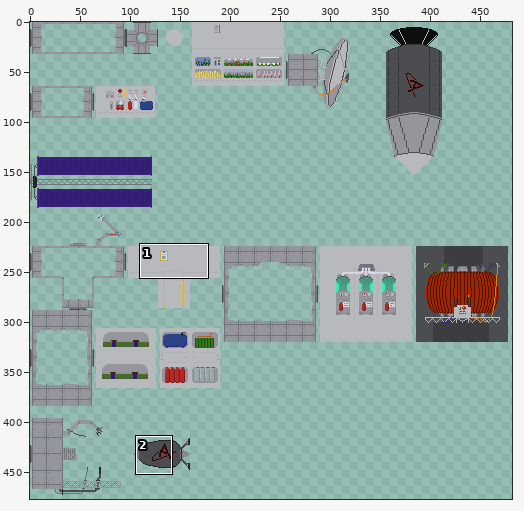
Edited in one commit: sprite sheet (android/assets/img/station.png). The first picture is a wide view before the edit; the outline marks the close-up.
Close-up. Old version:
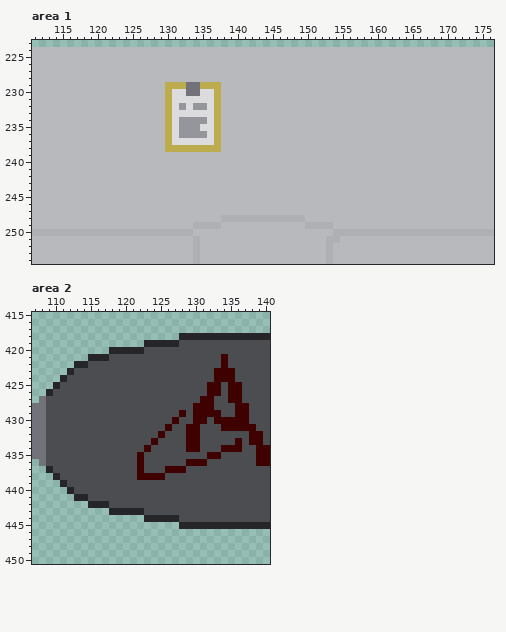
The file is 512x512 pixels. Colours within 5 levels of each other are drawn and written as one. Shown: area 1: x 111..176, y 223..254; area 2: x 107..140, y 415..450. The wide view leaves out empty margins. The commit also changed other parts of the picture, which this record leaves out.
New version:
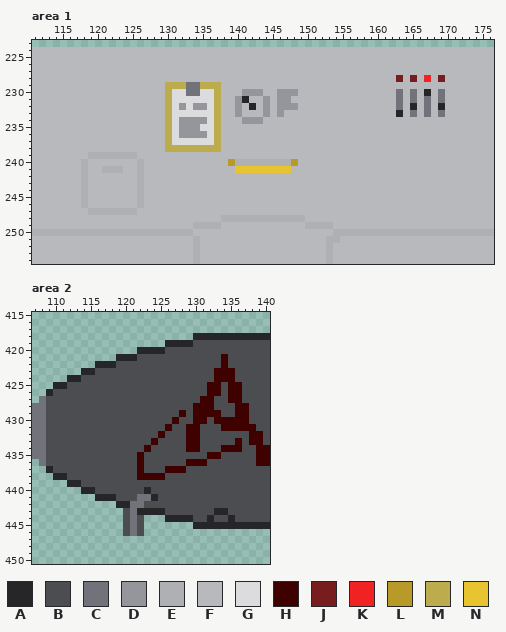
Palette (. is transparent): A #262629  B #4c4d51  C #72737a  D #95969b  E #afb0b3  F #b8b9bc  G #dcdcde  H #3f0000  J #781d1d  K #f02222  L #b79a27  M #bcac4e  N #e8c431
Diff:
Area 1:
Colour F becomes colour A in row 230 at x 167; in row 231 at x 141; in row 232 at x 142, 165 and 169; in row 233 at x 163.
Colour F becomes colour C in row 230 at x 163, 165 and 169; in row 231 at x 163, 165, 167 and 169; in row 232 at x 163 and 167; in row 233 at x 165, 167 and 169.
Colour F becomes colour D in row 230 at x 141 to 143 and 146 to 148; in row 231 at x 140, 144 and 146 to 147; in row 232 at x 140, 144 and 146 to 148; in row 233 at x 140, 144 and 146; in row 234 at x 141 to 143.
Colour F becomes colour E in row 239 at x 119 to 125; in row 240 at x 118, 126 and 140 to 147; in row 241 at x 118, 121 to 123 and 126; in rows 242 to 246 at x 118 and 126; in row 247 at x 119 to 125.
Colour F becomes colour J in row 228 at x 163, 165 and 169.
Colour F becomes colour K in row 228 at x 167.
Colour F becomes colour L in row 240 at x 139 and 148.
Colour F becomes colour N in row 241 at x 140 to 147.
Area 2:
Colour B becomes colour A in row 419 at x 128 to 129; in row 420 at x 123 to 125; in row 421 at x 119 to 121; in row 422 at x 116 to 118; in row 423 at x 114 to 115; in row 424 at x 112 to 113.
Colour B becomes colour A in row 425 at x 111; in row 438 at x 111; in row 439 at x 112 to 113; in row 440 at x 114 to 115 and 123; in row 441 at x 116 to 118 and 124; in row 442 at x 119 to 120.
Colour B becomes colour A in row 443 at x 123 to 125 and 133 to 134; in row 444 at x 128 to 129, 132 and 135.
The author put colour B in rows 444 to 446 at x 120 and 122.
Colour A becomes colour B in row 443 at x 120.
The author put colour C in rows 444 to 446 at x 121.
Colour A becomes colour C in row 443 at x 121.
Colour B becomes colour C in row 441 at x 122 to 123; in row 442 at x 121 to 122.
The author cleared colour A in row 418 at x 128 to 129; in row 419 at x 123 to 125; in row 420 at x 118 to 121; in row 421 at x 115 to 117; in row 422 at x 113 to 114; in row 423 at x 112.
The author cleared colour A in row 424 at x 111; in row 439 at x 111; in row 440 at x 112; in row 441 at x 113 to 114; in row 442 at x 115 to 117; in row 443 at x 118 to 119.
The author cleared colour A in row 444 at x 123 to 125; in row 445 at x 128 to 129.
The author cleared colour B in row 421 at x 118; in row 422 at x 115; in row 423 at x 113; in row 440 at x 113; in row 441 at x 115; in row 442 at x 118.
Changed places in both close-ups, as pixel boxes (x1, y1, x2, y2):
changed: (396, 75, 445, 117)
changed: (235, 89, 298, 124)
changed: (81, 152, 144, 215)
changed: (228, 159, 298, 173)
changed: (60, 333, 193, 389)
changed: (60, 473, 235, 536)
